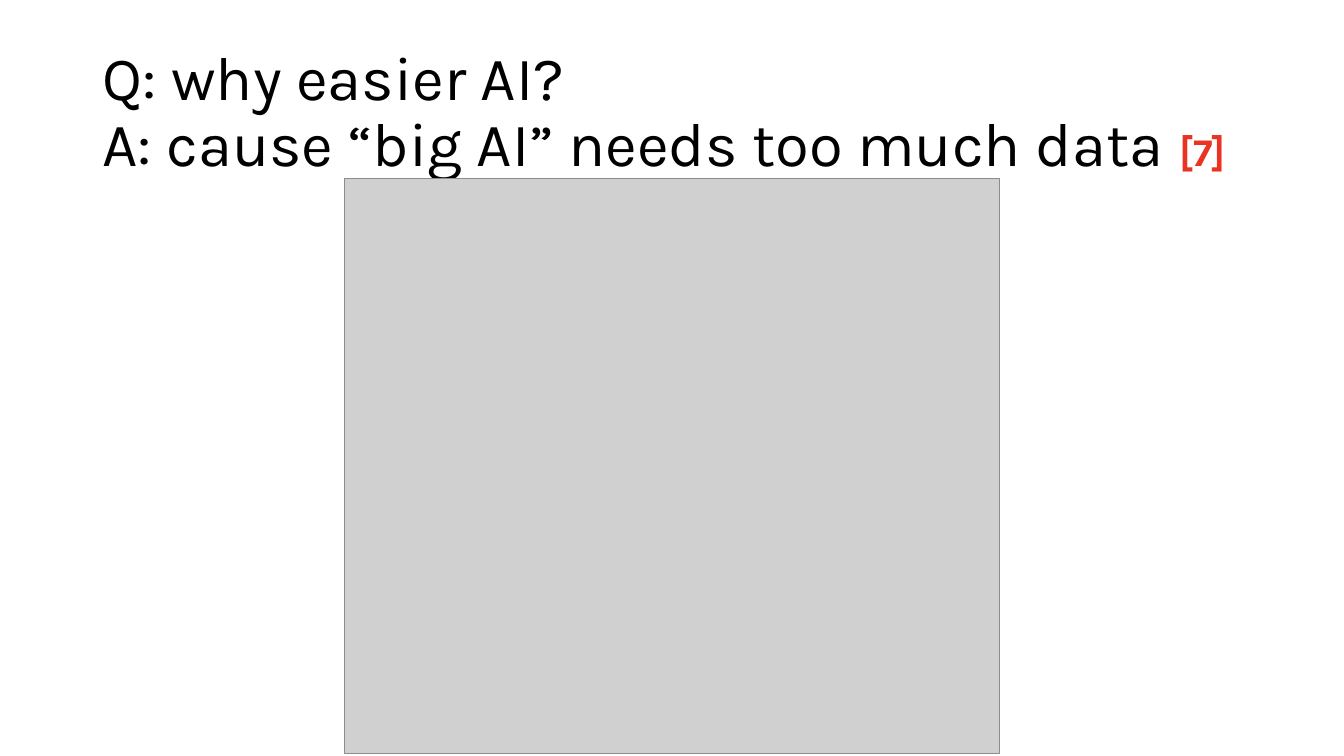
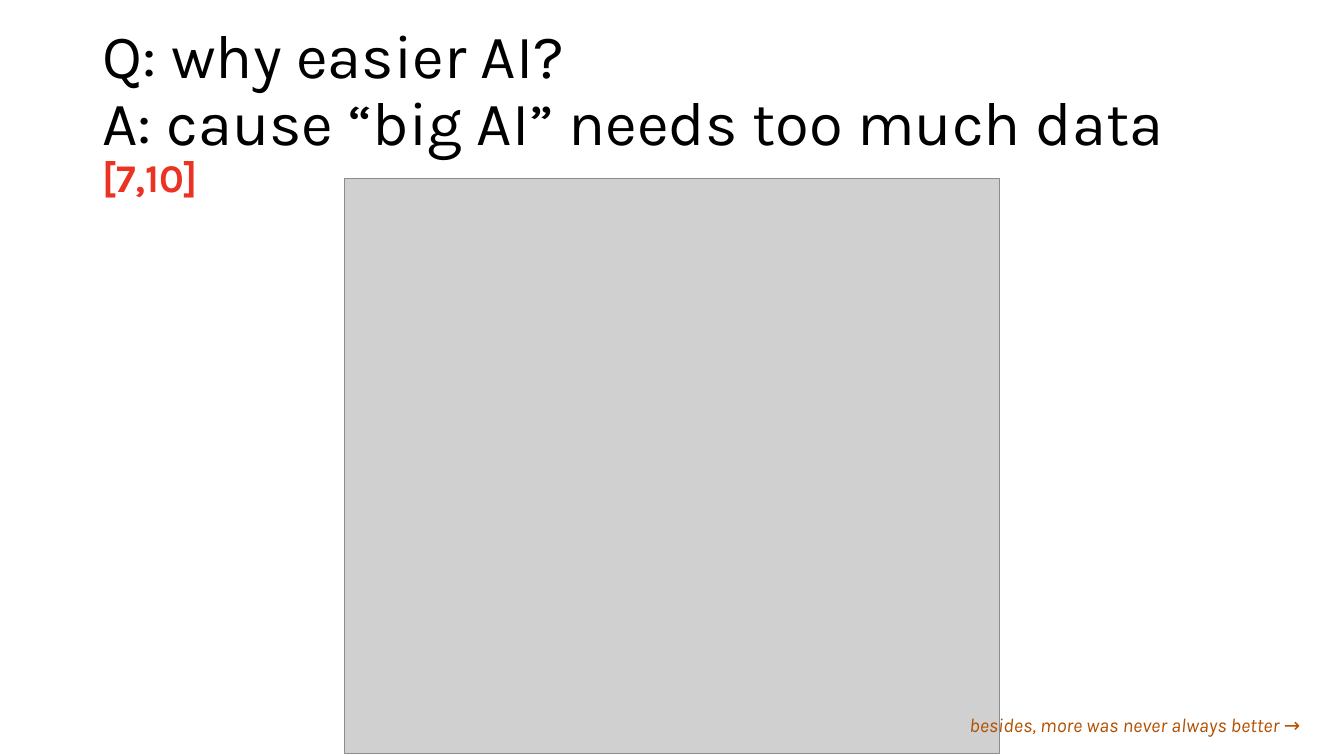
Before and after one commit to timm/fyi, a slide deck: slide 8 of 26less.pptx (slide 11 before the commit). Drawn at 1344x756 pixels with LibreOffice and Linux fonts; fonts in the diff are those of the drawing; grey boxes stand for pictures; background and template pictures are left out. Boxes give left, top, right and bottom in pixels: in the first picture for what was removed or moved away, otherwise in the second. Text is boxed around its words. In the diff, an @@ line names an element or a change of style, - is before the commit and + after.

```diff
--- a/26less.pptx
+++ b/26less.pptx
@@ title at box(102, 35, 1163, 198): text changed @@
-Q: why easier AI?
-A: cause “big AI” needs too much data [7]
+Q: why easier AI?
+A: cause “big AI” needs too much data [7,10]
@@ text added at box(969, 714, 1280, 738), 14 pt, text #B05000, italic @@
+besides, more was never always better →
```
Also in this commit, not shown: 28 other slides changed, 6 slides removed, 1 other file.
